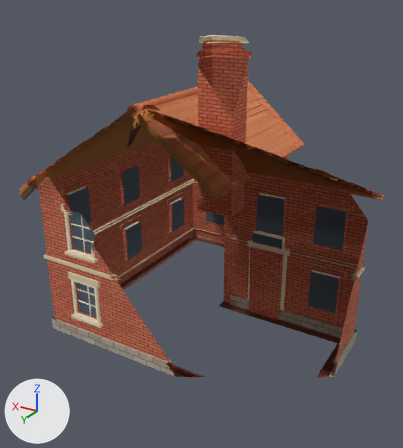
An edit to the glTF model assets/3D/village/structures/brick_house.glb, drawn before and after from the same camera.
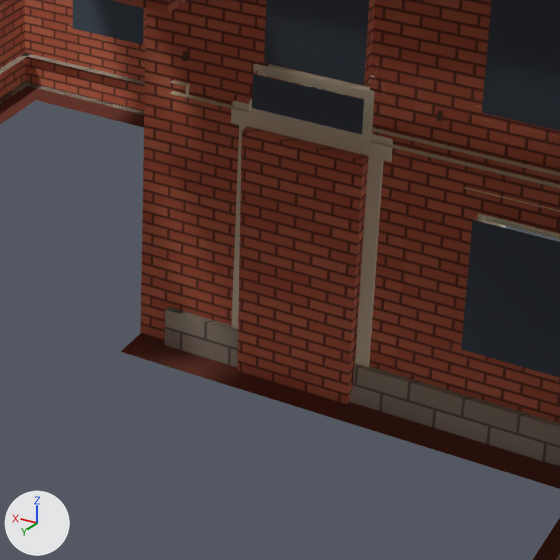
Each version appears first whole from a camera (50 mm lens) standing at (-7.27, 14.11, 9.65) and looking at (0.59, 1.01, 3.1), and next in a close-up on the part from 46% to 83% of the width and 48% to 81% of the height. Every picture has the same lights, and +X, +Y and +Z are marked at lower left. The first two pictures are the older version. Everything nearer to the camera than a plane just in front of the edit is cut away. Objects named as collision shapes, trigger or cutter boxes, shadow casters or lower levels of detail are left out. Where no turn or scale is listed for an object, it has been applied to the vertices.

The older version as bpy lines, for what is in view:
```python
me_brickhouse_door_leaf0 = bpy.data.meshes.new('BrickHouse_Door_Leaf0')
me_brickhouse_door_leaf0.from_pydata(...)  # 168 vertices, 308 faces; spans x -0.99..0.0, y -0.04..0.03, z 0.01..2.07
me_brickhouse_door_leaf0.materials.append(mat_m_structurecolors)  # picture img_t_structurecolormap
me_brickhouse_static_brick = bpy.data.meshes.new('BrickHouse_Static_Brick')
me_brickhouse_static_brick.from_pydata(...)  # 286 vertices, 406 faces; spans x -4.0..4.0, y -4.0..4.0, z 0.0..8.25
me_brickhouse_static_brick.materials.append(mat_m_brick)  # picture img_t_brick
me_brickhouse_static_stonewall = bpy.data.meshes.new('BrickHouse_Static_StoneWall')
me_brickhouse_static_stonewall.from_pydata(...)  # 56 vertices, 74 faces; spans x -4.06..4.06, y -4.06..4.06, z 0.0..0.35
me_brickhouse_static_stonewall.materials.append(mat_m_stonewall)  # picture img_t_stonewall
ob_brickhouse_door_leaf0 = bpy.data.objects.new('BrickHouse_Door_Leaf0', me_brickhouse_door_leaf0)
ob_brickhouse_door_leaf0.parent = ob_brickhouse
ob_brickhouse_door_leaf0.location = (-0.66, 0.0863, 0.138)
ob_brickhouse_static_brick = bpy.data.objects.new('BrickHouse_Static_Brick', me_brickhouse_static_brick)
ob_brickhouse_static_brick.location = (0.0, 0.0, 0.0)
ob_brickhouse_static_stonewall = bpy.data.objects.new('BrickHouse_Static_StoneWall', me_brickhouse_static_stonewall)
ob_brickhouse_static_stonewall.location = (0.0, 0.0, 0.0)
# also in view: 'BrickHouse_Static_Painted' at (0.05, 0.05, 4.38)
```
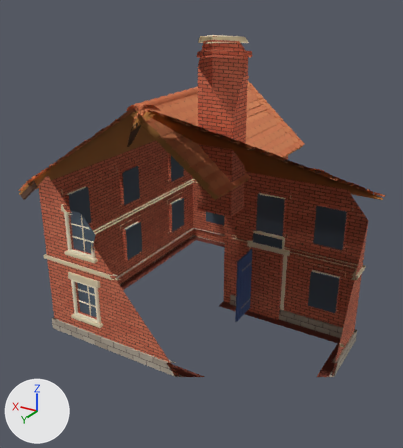
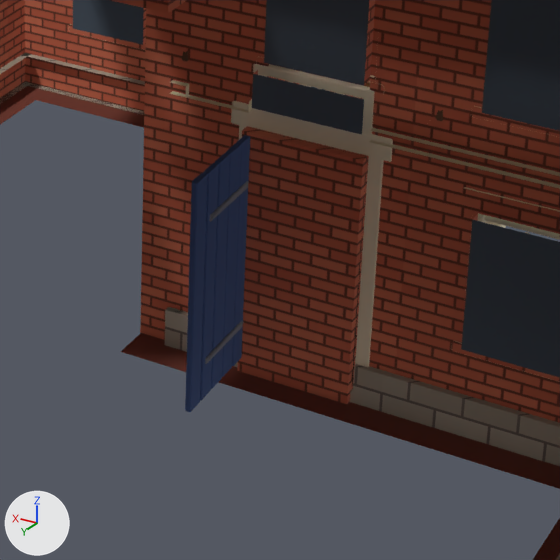
Changed parts and their boxes (x1, y1, x2, y2) in the close-ups (560 x 560 px):
'BrickHouse_Door_Leaf0', turned (not visible before): after (185, 135, 250, 412)

What changed in the scene script:
```text
Change ob_brickhouse_door_leaf0:
    ob_brickhouse_door_leaf0.rotation_euler: (0.0, 0.0, 0.0) -> (0.0, 0.0, -1.551)  # degrees (0, 0, 0) -> degrees (0, 0, -89)
```
